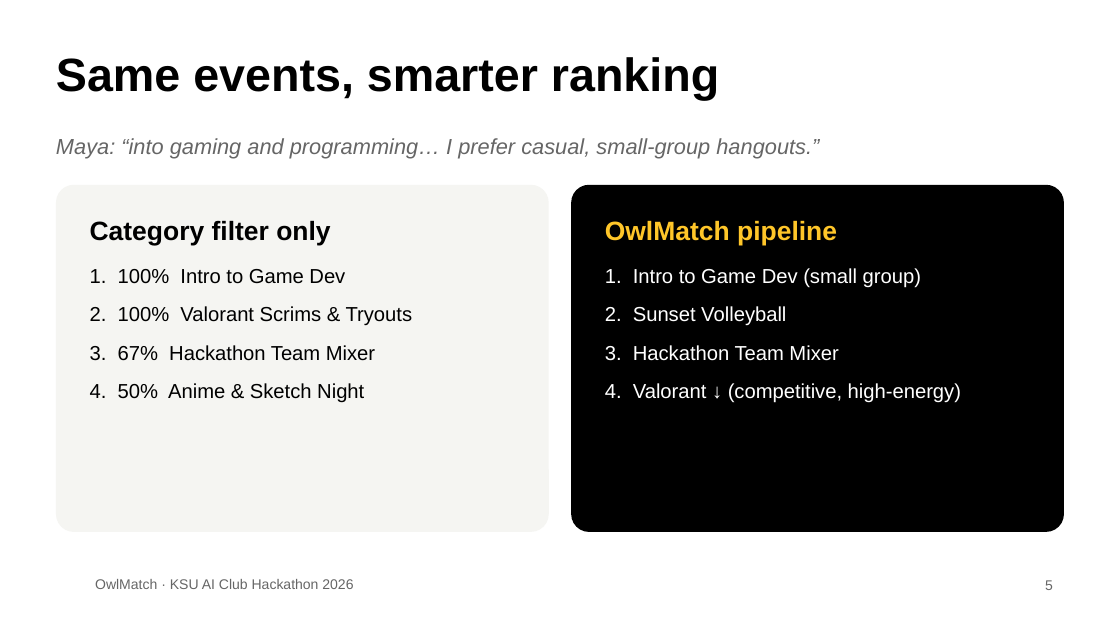
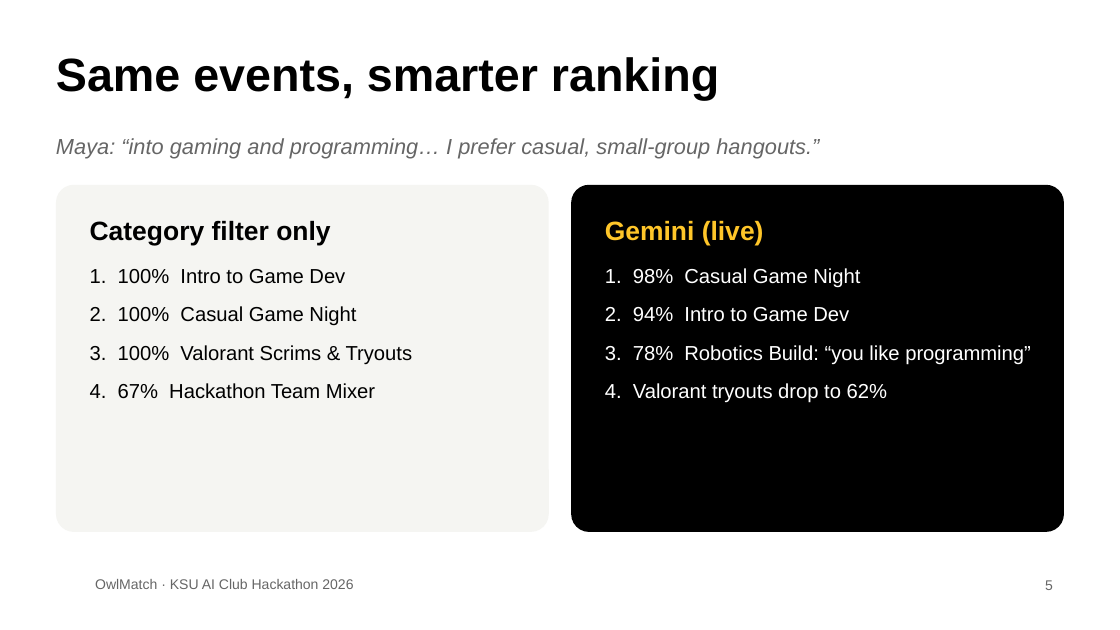
Before and after one commit to eliasMohamadi/OwlMatch, a slide deck: slide 5 of presentation/OwlMatch-Pitch.pptx. Drawn at 1120x630 pixels with LibreOffice and Linux fonts; fonts in the diff are those of the drawing; background and template pictures are left out. Boxes give left, top, right and bottom in pixels: in the first picture for what was removed or moved away, otherwise in the second. Text is boxed around its words. In the diff, an @@ line names an element or a change of style, - is before the commit and + after.

```diff
--- a/presentation/OwlMatch-Pitch.pptx
+++ b/presentation/OwlMatch-Pitch.pptx
@@ text at box(605, 220, 764, 245): text changed @@
-OwlMatch pipeline
+Gemini (live)
@@ text at box(605, 268, 1031, 403): text changed @@
-1. Intro to Game Dev (small group)
-2. Sunset Volleyball
-3. Hackathon Team Mixer
-4. Valorant ↓ (competitive, high-energy)
+1. 98% Casual Game Night
+2. 94% Intro to Game Dev
+3. 78% Robotics Build: “you like programming”
+4. Valorant tryouts drop to 62%
@@ text at box(90, 306, 413, 399): text changed @@
-2. 100% Valorant Scrims & Tryouts
-3. 67% Hackathon Team Mixer
-4. 50% Anime & Sketch Night
+2. 100% Casual Game Night
+3. 100% Valorant Scrims & Tryouts
+4. 67% Hackathon Team Mixer
```
Also in this commit, not shown: 14 other files.
